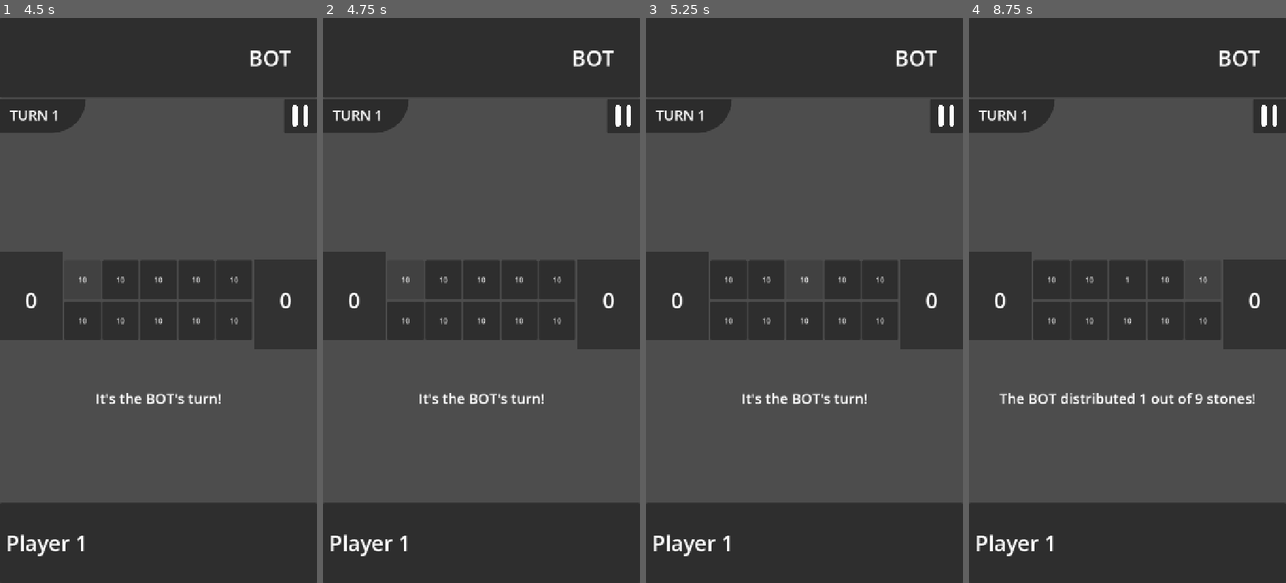
Above: before the commit, frames 1-4 (left to right).
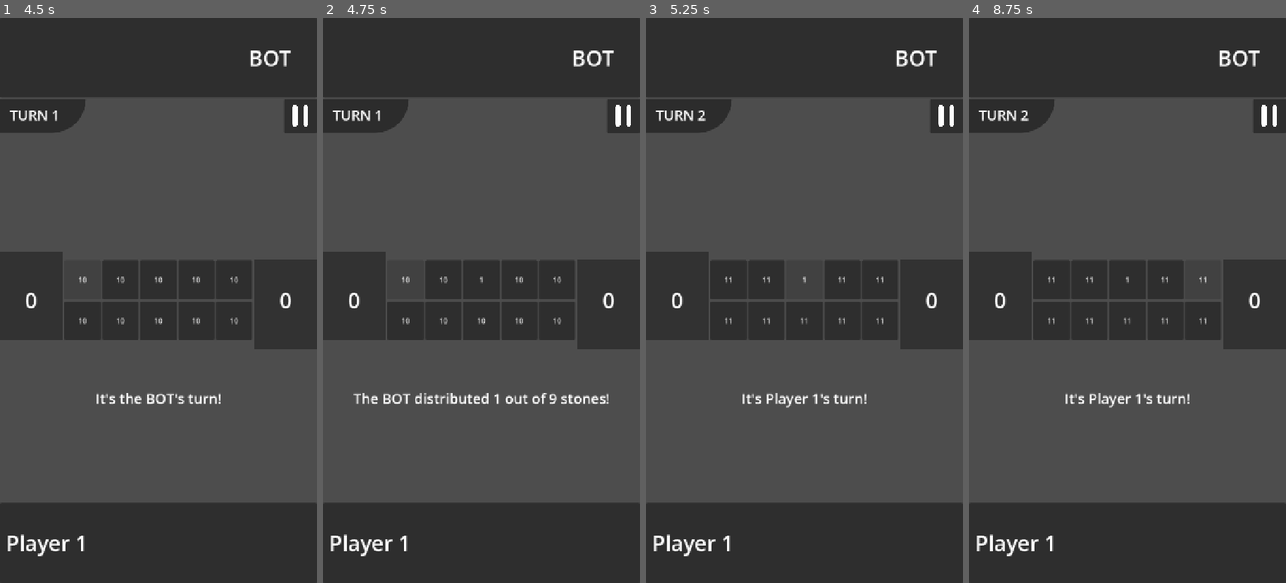
Above: after the commit, the same moments.

Repository: LeYohan-rgb/trad-games-hub
Game: Godot game, scene res://Scenes/starting_screen.tscn
Two runs of this game, one before a commit and one after it. Both use one fixed random seed, a clock stepped at 60 frames per second and the inputs below.
Inputs (mouse positions are in pixels of both pictures, inside the frame that each line leads up to):
- Up to frame 1 (4.5 s): click "PLAY" at 0.5 s; click (158, 63) at 1.27 s; click "Adjiboto" at 2 s; click "BOT" at 2.75 s; click "BOT" at 3.5 s; click "10" at 4.25 s
- Up to frame 2 (4.75 s): no input
- Up to frame 3 (5.25 s): click "10" (after the commit: "1") at 5 s
- Up to frame 4 (8.75 s): click "10" (after the commit: "11") at 5.75 s; click "10" (after the commit: "11") at 6.5 s; click "10" (after the commit: "11") at 7.25 s; click "10" (after the commit: "11") at 8 s

Frame 1 is identical in both runs. In frame 2, 0.9% of the frame differs, in the area x 9-90%, y 45-69%; in frame 3, 0.4%; in frame 4, 1.0%, in the area x 9-90%, y 16-69%.

Commit message:
Fixed a bug where the bot chose an illegal move over losing

Diff:
--- a/Scripts/Global.gd
+++ b/Scripts/Global.gd
@@ -4,7 +4,7 @@
 var game_mode : int = 0 #O IS ONLINE, 1 IS BOT
 var playing_game : int = 0
 var players :Array[String] = []
-var is_debugging : bool = false #ORIGIANL PROPORTION WAS 720 X 1280
+var is_debugging : bool = true #ORIGIANL PROPORTION WAS 720 X 1280
 
 
 #1 - ADJIBOTO
--- a/Scripts/adjiboto_room.gd
+++ b/Scripts/adjiboto_room.gd
@@ -573,16 +573,18 @@
 		pass
 #		if game_state["game_turn"] == 12:
 #			game_state["player_2_stones"] = 30
-#			if multiplayer.is_server():
-#				plr_2_stones_lbl.text = str(30)
-#				for i in range(6,11):
-#					game_state[i] = 1
-#					game_holes[i].text = '1'
-#			else:
-#				plr_1_stones_lbl.text = str(30)
-#				for i in range(1,6):
-#					game_state[i] = 1
-#					game_holes[i].text = '1'
+#			plr_2_stones_lbl.text = str(30)
+#			game_state[1] = 1
+#			game_holes[1].text = '1'
+#			game_state[3] = 20
+#			game_holes[3].text = '20'
+#			game_state[2] = 1
+#			game_holes[2].text = '1'
+#			game_state[5] = 2
+#			game_holes[5].text = '2'
+#			for i in range(6,11):
+#				game_state[i] = 0
+#				game_holes[i].text = '0'
 
 
 	game_state["game_turn"] += 1
@@ -934,6 +936,17 @@
 	my_custom_array.shuffle()
 	my_custom_array.sort_custom(func(a, b): return a[0] > b[0])
 
+	#AVOID CHOOSING ILLEGAL MOVES. I.E [-1, -1, -1, -1, -2]
+	if my_custom_array[0][0] == -1.0:
+		for i in range(5):
+			if my_custom_array[i][0] == -1.0:
+				continue
+			else:
+				if bot_or_plr == 0:
+					return my_custom_array[i][1]
+				else:
+					return my_custom_array[i][0]
+
 	if bot_or_plr == 0:
 		return my_custom_array[0][1]
 	else:
@@ -943,6 +956,17 @@
 	var my_custom_array = [[move_array[0], 0], [move_array[1], 1], [move_array[2], 2], [move_array[3], 3], [move_array[4], 4]]
 	my_custom_array.shuffle()
 	my_custom_array.sort_custom(func(a, b): return a[0] > b[0])
+
+	#AVOID CHOOSING ILLEGAL MOVES. I.E [-1, -1, -1, -1, -2]
+	if my_custom_array[0][0] == -1.0:
+		for i in range(5):
+			if my_custom_array[i][0] == -1.0:
+				continue
+			else:
+				if bot_or_plr == 0:
+					return my_custom_array[i][1]
+				else:
+					return my_custom_array[i][0]
 
 	if bot_or_plr == 0:
 		return my_custom_array[0][1]
@@ -1065,7 +1089,7 @@
 		if position_given[2] == true: #For the bot, if the bot runs out of moves, it is NOT a valuable outcome
 			return -1.0
 
-		return position_given[0] / 50.0
+		return clamp(0.0, position_given[0] / 50.0, 0.99)
 
 	else: #will code depth 2 later
 		if position_given[1] == true: #For the player, if the player ran out of moves, that's a horrible outcome.
@@ -1074,7 +1098,7 @@
 		if position_given[2] == true: #For the player, if the bot runs out of moves, it IS INDEED a valuable outcome
 			return 1.0
 
-		return position_given[0] / 50.0
+		return clamp(0.0, position_given[0] / 50.0, 0.99)
 
 func return_bot_hole_cycle(num : int) -> int:
 	if (num % 10) == 0:
